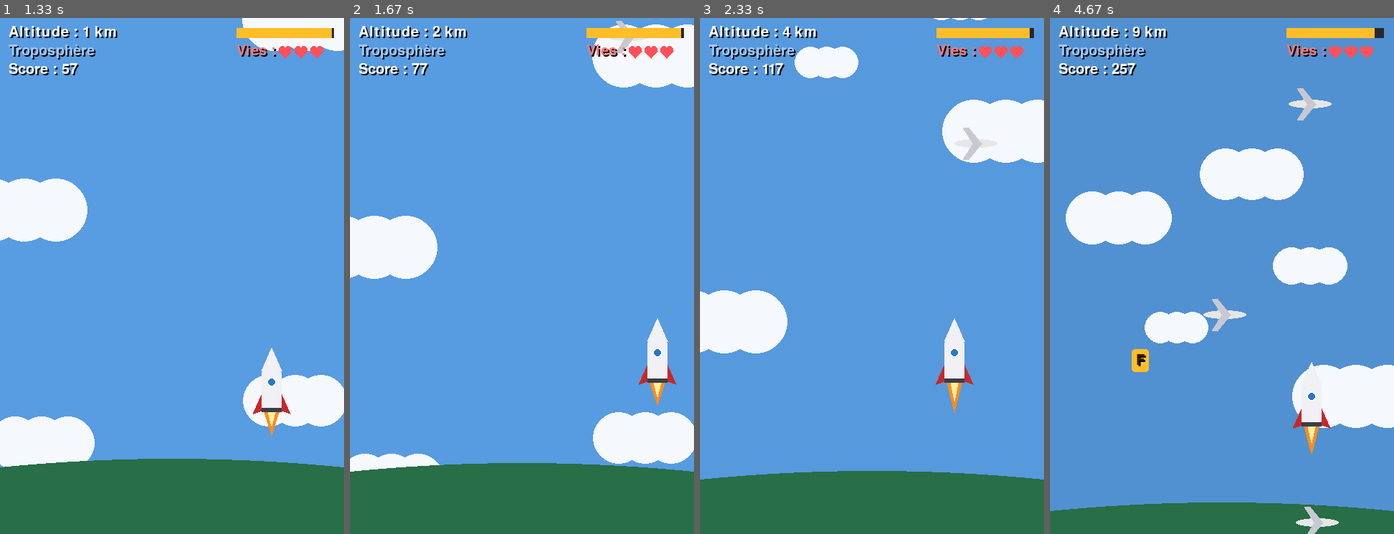
Above: before the commit, frames 1-4 (left to right).
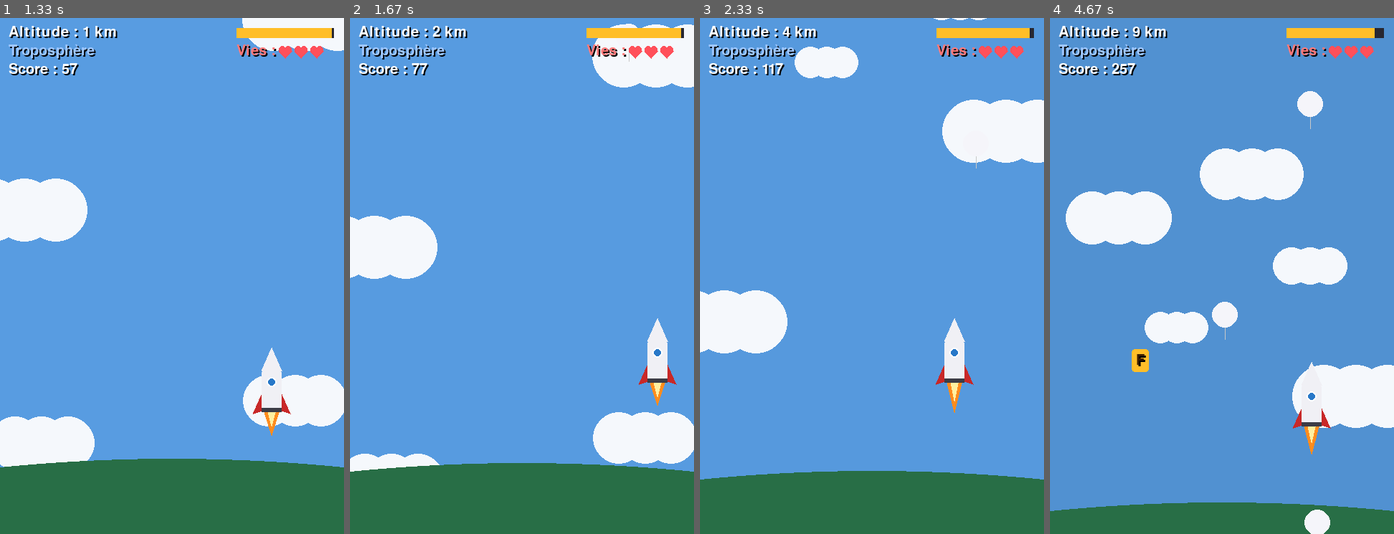
Above: after the commit, the same moments.

Repository: Edouard12-french/Fusee
Game: pygame game, started from pygame/main.py
The game is run twice, just before and just after one commit, with the same random seed, the same clock (stepped at 60 frames per second) and the same inputs.
Inputs (mouse positions are in pixels of both pictures, inside the frame that each line leads up to):
- Up to frame 1 (1.33 s): click (172, 276) at 0.38 s; hold Right 0.67-1.13 s; move the mouse to (51, 466) at 0.7 s; hold Up from 1.17 s (still down)
- Up to frame 2 (1.67 s): release Up at 1.47 s; hold Right from 1.5 s (still down)
- Up to frame 3 (2.33 s): release Right at 1.97 s; hold Left from 2 s (still down)
- Up to frame 4 (4.67 s): release Left at 2.53 s; hold Down 2.57-2.87 s; hold Left 2.9-3.3 s; hold Up 3.33-3.7 s; hold Right 3.73-4.37 s; hold Down from 4.4 s (still down)

Frame 1 is identical in both runs. In frame 2, 0.1% of the frame differs, in the area x 77-84%, y 0-9%; in frame 3, 0.1%; in frame 4, 0.9%, in the area x 44-84%, y 13-100%.

Commit message:
Version pygame : plus d'avions, des ballons dès le décollage
Co-Authored-By: Claude Opus 5.5 <noreply@anthropic.com>
Claude-Session: https://claude.ai/code/session_01AEbwQb9SR3dw2KQBUsDw85

Diff:
--- a/pygame/main.py
+++ b/pygame/main.py
@@ -150,9 +150,7 @@
 
 
 def choisir_obstacle(altitude):
-    """Dans le ciel il y a des avions, plus haut des ballons, puis des satellites et des astéroïdes."""
-    if altitude < 12:
-        return "avion"
+    """Dans le ciel il y a des ballons, puis des satellites et des astéroïdes."""
     if altitude < ALTITUDE_KARMAN:
         return "ballon"
     if altitude < 36000:
Not shown, changed: itch/fusee-pygame-code.zip
